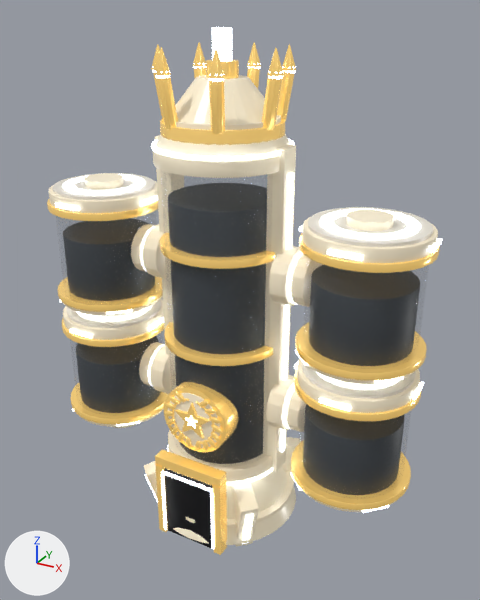
A saved change to the glTF model assets/kit_hd/skins/Vat_Graduate_T4.glb.
Before and after are seen from a 50 mm lens placed at (5.61, -9.62, 9.47), pointed at (0.24, 0.14, 4.59). The lights are fixed; the arrows at lower left show +X, +Y and +Z. The picture after the commit comes second. Vertices at exactly the same position are counted once.

The first picture shows 'Vat_Graduate_T4'.
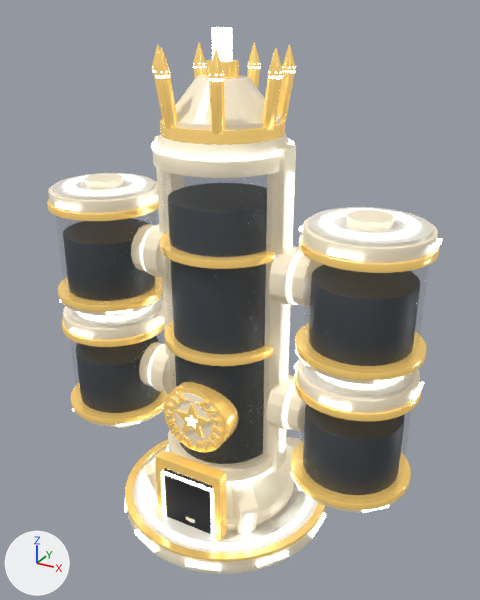
Edits to the scene script, one JSON object a line:
```json
{"block": "me_vat_graduate_t4", "where": "# used by ob_vat_graduate_t4; location = (0.0, 0.0, 0.0)"}
{"op": "remove", "block": "me_vat_graduate_t4", "code": "me_vat_graduate_t4.from_pydata(...)  # 19805 vertices, 38890 faces; spans x -3.67..3.67, y -1.47..1.45, z -0.02..9.19"}
{"op": "add", "block": "me_vat_graduate_t4", "code": "me_vat_graduate_t4.from_pydata(...)  # 20925 vertices, 40938 faces; spans x -3.67..3.67, y -2.09..2.09, z -0.03..9.19"}
{"block": "me_vat_graduate_t4", "change": "me_vat_graduate_t4 part 1: a new loose piece, a 48-sided cylinder along z spanning x -1.95..1.95, y -1.95..1.95, z 0.38..0.41, in mat_os_grad_pearl (white #ede7da)"}
{"block": "me_vat_graduate_t4", "change": "me_vat_graduate_t4 part 2: a new loose piece, a box spanning x 2.04..2.09, y -0.322..0.322, z 0.19..0.29, in mat_os_light_001 (white #d4dde5, glowing white #edf6ff)"}
{"block": "me_vat_graduate_t4", "change": "me_vat_graduate_t4 part 3: 204 vertices removed from x -1.45..1.45, y -1.45..1.45, z -0.02..0.25; 1212 vertices added at x -2.08..2.08, y -2.09..2.09, z -0.03..0.44"}
{"block": "me_vat_graduate_t4", "change": "other edits to the shape of me_vat_graduate_t4 do not show in these pictures"}
```

Location of each change, (x1, y1, x2, y2) in pixels of the pictures (480 x 600 px):
```json
{"object": "Vat_Graduate_T4", "change": "reshaped", "before": [47, 27, 442, 555], "after": [47, 27, 442, 574]}
{"part": 1, "of": "me_vat_graduate_t4", "change": "added", "after": [133, 445, 318, 553]}
{"part": 2, "of": "me_vat_graduate_t4", "change": "added", "after": [311, 513, 326, 538]}
{"part": 3, "of": "me_vat_graduate_t4", "change": "built on", "before": [147, 463, 296, 555], "after": [124, 439, 325, 574]}
```
